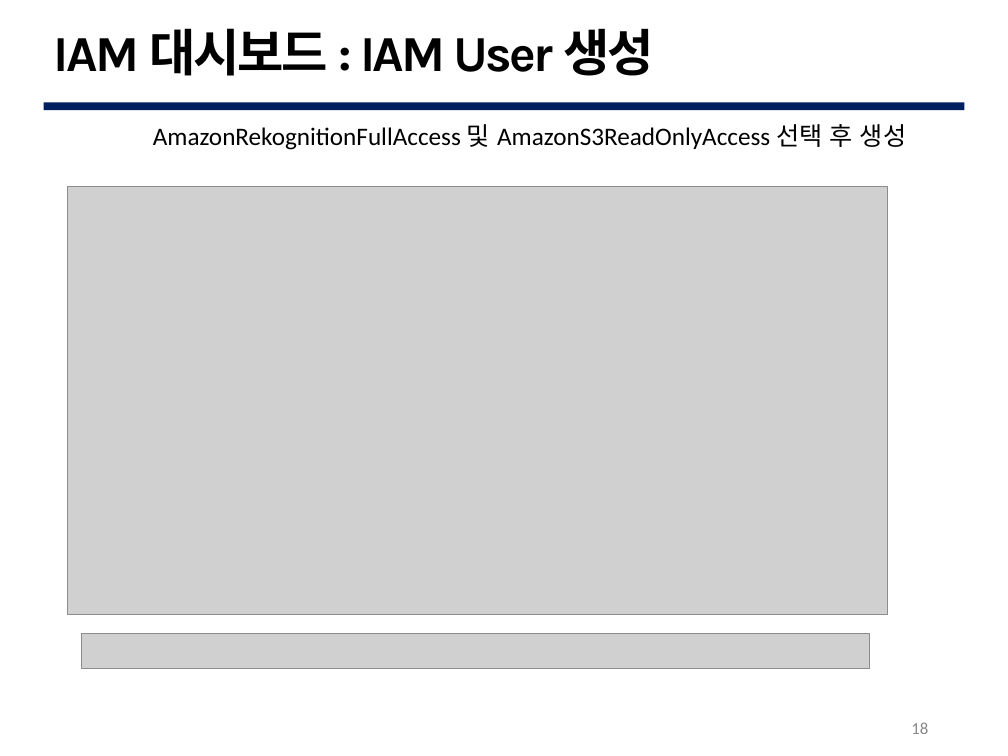
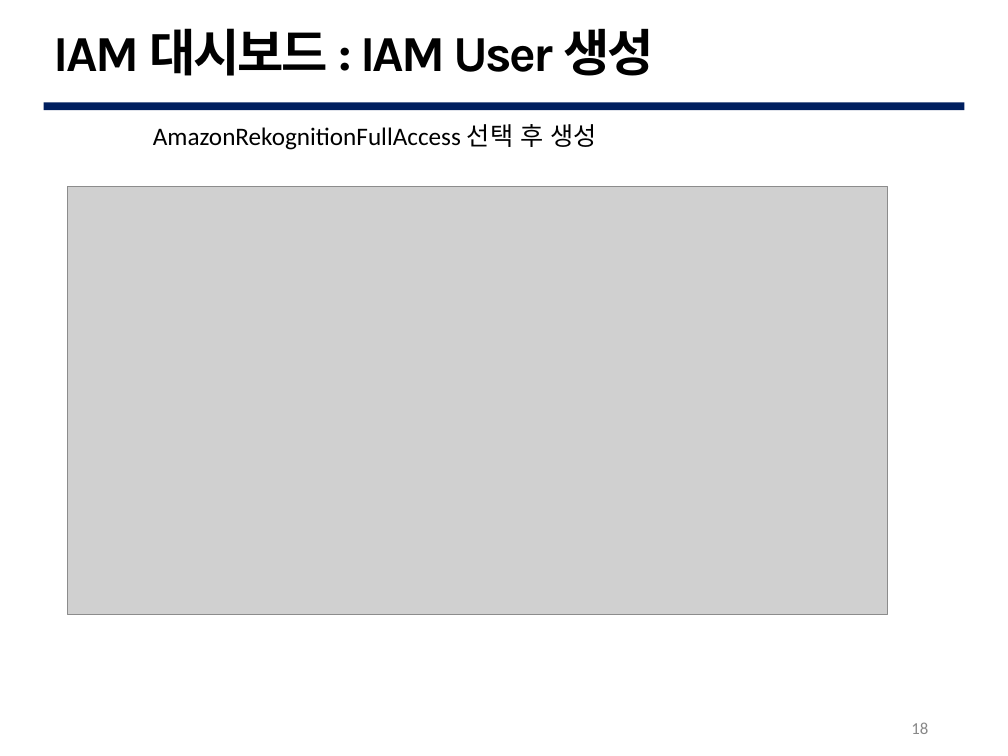
Before and after one commit to G0DCH/AWS_Rekognition_Slide, a slide deck: slide 18 of ppt/AWS Rekognition Slide.pptx. Drawn at 1008x756 pixels with LibreOffice and Linux fonts; fonts in the diff are those of the drawing; grey boxes stand for pictures; background and template pictures are left out. Boxes give left, top, right and bottom in pixels: in the first picture for what was removed or moved away, otherwise in the second. Text is boxed around its words. In the diff, an @@ line names an element or a change of style, - is before the commit and + after.

```diff
--- a/ppt/AWS Rekognition Slide.pptx
+++ b/ppt/AWS Rekognition Slide.pptx
@@ text at bbox=[153, 124, 597, 150]: text changed @@
-AmazonRekognitionFullAccess 및 AmazonS3ReadOnlyAccess 선택 후 생성
+AmazonRekognitionFullAccess 선택 후 생성
@@ picture removed at bbox=[82, 633, 870, 668] @@
```
Also in this commit, not shown: 5 other slides changed, 10 slides added, 28 slides removed.
